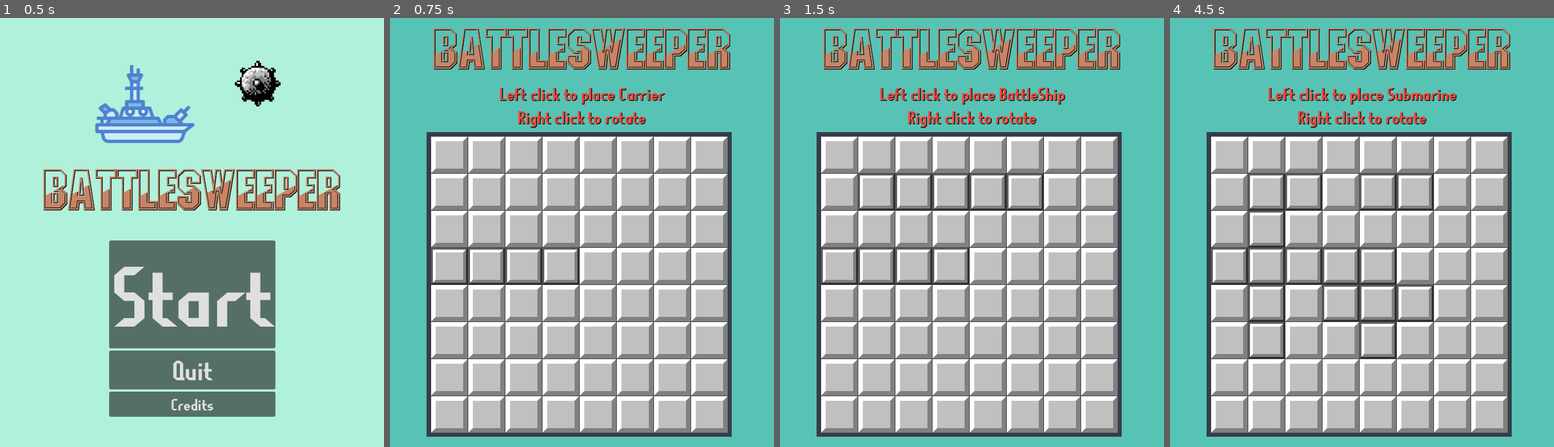
Above: before the commit, frames 1-4 (left to right).
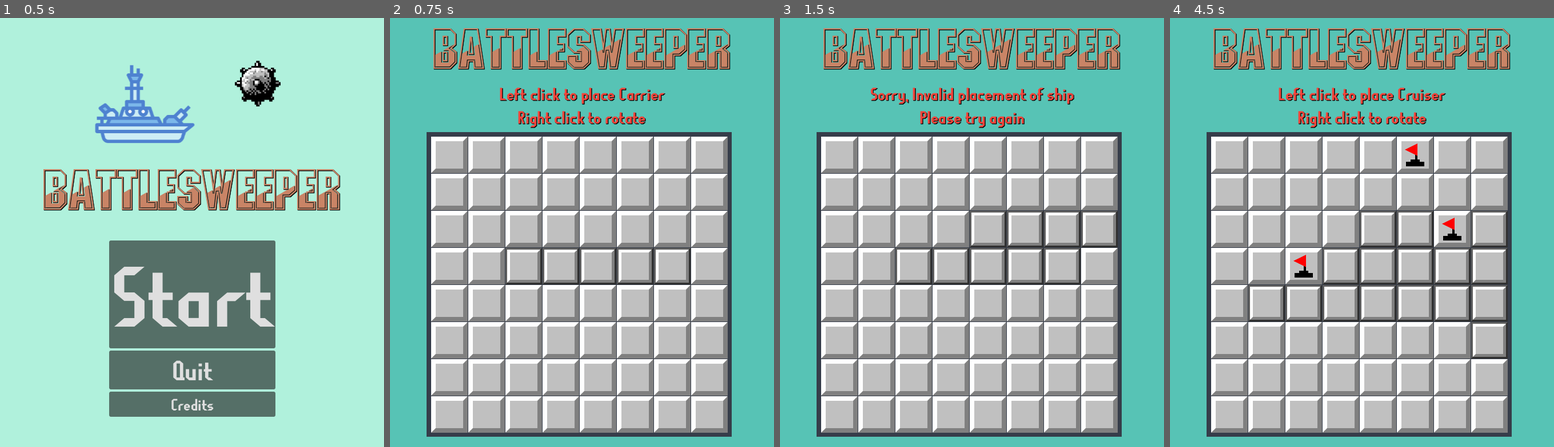
Above: after the commit, the same moments.

Repository: OverTimeChaos/BattleSweeper
Game: Godot game, scene res://Codes and Screens/TitleScreen.tscn
Two runs of this game, one before a commit and one after it. Both use one fixed random seed, a clock stepped at 60 frames per second and the inputs below.
Inputs (mouse positions are in pixels of both pictures, inside the frame that each line leads up to):
- Up to frame 1 (0.5 s): no input
- Up to frame 2 (0.75 s): click "Start" at 0.5 s
- Up to frame 3 (1.5 s): tap Enter (Enter) at 1.25 s; move the mouse to (1056, 211) at 1.27 s; press the mouse at (1056, 211) at 1.28 s
- Up to frame 4 (4.5 s): right-click (1446, 211) at 1.55 s; tap Enter (Enter) at 2, 2.75, 2.85, 3.5, 4.25 s; move the mouse to (1285, 253) at 2.02 s; release the mouse at (1285, 253) at 2.03 s; right-click (1285, 253) at 2.1 s; click (1285, 253) at 2.3 s; move the mouse to (1400, 138) at 2.77 s; hold Right mouse button (RightClick) 2.78-3.53 s; click (1400, 138) at 2.92 s; move the mouse to (1342, 318) at 3.52 s; click (1342, 318) at 3.6 s; move the mouse to (1477, 296) at 4.27 s; hold Right mouse button (RightClick) from 4.28 s (still down); click (1477, 296) at 4.42 s

Frame 1 is identical in both runs. In frame 2, 0.7% of the frame differs, in the area x 10-79%, y 53-63%; in frame 3, 3.7%; in frame 4, 4.3%, in the area x 10-88%, y 16-80%.

Commit message:
Ship setting done

Diff:
--- a/Godot project/Codes and Screens/Debug.gd
+++ b/Godot project/Codes and Screens/Debug.gd
@@ -23,12 +23,18 @@
 			$Mechanics.Debug("cover")
 			command = ""  # clears "command" variable so that the same command doesn't play again
 		if command == "LEVEL":
-			$Mechanics.Debug("level")
+			$Mechanics.Debug("level") #completes the levels
 			command = ""
-		if command == "GAME":
+		if command == "GAME": # ends the game no matter what condition the ships are
 			$Mechanics.Debug("game")
 			command = ""
-		if command == "ADD":
+		if command == "MINE":
+			$Mechanics.Debug ("mines") # sets the mines no matter what phase it is
+			command = ""
+			$"VBoxContainer/Debug message".text = "Mines set"
+			await get_tree().create_timer(1.0).timeout
+			$"VBoxContainer/Debug message".text = ""
+		if command == "ADD": # adds scores
 			StandAlone.PlayerScore += 100
 			command = ""
 			$"VBoxContainer/Debug message".text = "Added"
--- a/Godot project/Codes and Screens/GameText.gd
+++ b/Godot project/Codes and Screens/GameText.gd
@@ -12,3 +12,6 @@
 	if event == "placing":
 		$".".text = "Left click to place " + info +"
 		Right click to rotate"
+	if event == "invalid":
+		$".".text = "Sorry, Invalid placement of ship
+		Please try again"
--- a/Godot project/Codes and Screens/Mechanics.gd
+++ b/Godot project/Codes and Screens/Mechanics.gd
@@ -4,18 +4,21 @@
 var tiles= []
 #Variables for node info
 var noded =""
-var postioning =[0,0]
+var postioning =[0,0] #Dummary value to avoid errors
 # ship info
+var occupied  = 0
 var hovered = false
-var rotate = false
-var pn = 0
+var rotating = false
+var pn = 0 # which ship is currently being selected (Carrier,Battleship,Cruiser,Submarine,Destroyer) in order
 var mouseinside = false
 const placing = "placing"
 const default = "default"
+const invalid = "invalid"
 
 
 #Calls when the scene is opened
 func _ready():
+	Input.warp_mouse(Vector2(361,434))
 	Events.NodePosition.connect(Nodepostioned) #connects a signal that reports the nodes position
 	#Spreads the tiles evenly per 65px from left corner of MineSpace rect
 	for r in StandAlone.Row:
@@ -49,6 +52,65 @@
 	postioning = postion
 	hovered = hover
 
+func shipPlacer(): # allow ships to be placed
+	var offsets = []
+	var occupiedchecking = [] # checks for if the occupied value is on a tile
+	var nodes = [] #array of nodes
+	if pn < 5 and hovered == true :
+		Events.emit_signal("EventTrigger",placing,StandAlone.ships[pn])
+		offsets =  StandAlone.shipoffersetter(pn,rotating)
+		nodes.append(noded)
+		for offset in offsets:
+			for tile in tiles:
+				if tile.position  == postioning + offset:
+					nodes.append(tile)
+		for node in nodes:
+			node.indicated(true)
+		if Input.is_action_just_pressed("LeftClick"):
+			for node in nodes:
+				occupiedchecking.append(node.IsOccupied)
+			occupied = occupiedchecking.count(true)
+			print (occupiedchecking)
+			print (len(occupiedchecking))
+			print (occupied)
+			if occupied == 0 and  len(occupiedchecking)== len (StandAlone.arrayShips[pn]):
+				for node in nodes:
+					node.IsOccupied = true
+					#if pn == 1 or 2:
+						#spriteasigner()
+				pn += 1
+			else:
+				Events.emit_signal("EventTrigger",invalid,null)
+				StandAlone.ShipPlacement = false
+				await get_tree().create_timer(1.0).timeout # allows the player to process the message
+				StandAlone.ShipPlacement = true
+				Events.emit_signal("EventTrigger",default,null)
+
+		elif Input.is_action_just_pressed("RightClick"):
+			if rotating == false:
+				rotating = true
+			else:
+				rotating = false
+	elif hovered == false: #changes sprites of affected nodes
+		offsets =  StandAlone.shipoffersetter(pn,rotating)
+		nodes.append(noded)
+		for offset in offsets:
+			for tile in tiles:
+				if tile.position  == postioning + offset:
+					nodes.append(tile)
+		for node in nodes:
+			node.indicated(false)
+	else:
+		Events.emit_signal("EventTrigger",default,null)
+		SetMines() #sets mines after all ships are placed
+		StandAlone.ShipPlacement = false
+
+
+func spriteasigner():
+	pass
+
+func partasigner():
+	pass
 
 
 # function to hide Covered sprite on tiles
@@ -60,43 +122,5 @@
 		get_tree().change_scene_to_file("res://Codes and Screens/CompleteScreen.tscn") #Swtiches to the complete level screen
 	if type == "game":
 		get_tree().change_scene_to_file("res://Codes and Screens/OverScreen.tscn")
-
-
-
-func shipPlacer(): # allow ships to be placed
-	var offsets = []
-	var nodes = [] #array of nodes
-	if pn < 5 and hovered == true :
-		Events.emit_signal("EventTrigger",placing,StandAlone.ships[pn])
-		offsets =  StandAlone.shipoffersetter(pn,rotate)
-		nodes.append(noded)
-		for offset in offsets:
-			for tile in tiles:
-				if tile.position  == postioning + offset:
-					nodes.append(tile)
-		for node in nodes:
-			node.indicated(true)
-		if Input.is_action_just_pressed("LeftClick"):
-			for node in nodes:
-				node.IsOccupied = true
-
-			pn += 1
-
-		elif Input.is_action_just_pressed("RightClick"):
-			if rotate == false:
-				rotate = true
-			else:
-				rotate = false
-	elif hovered == false: #changes sprites of affected nodes
-		offsets =  StandAlone.shipoffersetter(pn,rotate)
-		nodes.append(noded)
-		for offset in offsets:
-			for tile in tiles:
-				if tile.position  == postioning + offset:
-					nodes.append(tile)
-		for node in nodes:
-			node.indicated(false)
-	else:
-		Events.emit_signal("EventTrigger",default,null)
-		SetMines() #sets mines after all ships are placed
-		StandAlone.ShipPlacement = false
+	if type == "mines":
+		SetMines()
--- a/Godot project/Codes and Screens/StandAlone.gd
+++ b/Godot project/Codes and Screens/StandAlone.gd
@@ -81,42 +81,42 @@
 	SortName() #sorts names by biggest scores archive to smallest
 
 
-func shipoffersetter(ship,rotate): # a function that gives the offset array of the ships
+func shipoffersetter(ship,rotating): # a function that gives the offset array of the ships
 	#depending on switch ship and if the rotate is true or false it will give a different
 	var offsets = []
 	if ship == 0: #carrier
-		if rotate == false:
+		if rotating == false:
 			offsets = [
 				(Vector2.LEFT) * 65,(Vector2.LEFT) * 130,(Vector2.RIGHT) * 65,(Vector2.RIGHT) * 130
 			]
-		elif rotate == true:
+		elif rotating == true:
 			offsets = [
 				(Vector2.UP) * 65,(Vector2.UP) * 130,(Vector2.DOWN) * 65,(Vector2.DOWN) * 130
 			]
 	elif ship == 1: #battleship
-		if rotate == false:
+		if rotating == false:
 			offsets = [
 				(Vector2.LEFT) * 65,(Vector2.LEFT) * 130,(Vector2.RIGHT) * 65
 			]
-		elif rotate == true:
+		elif rotating == true:
 			offsets = [
 				(Vector2.UP) * 65,(Vector2.UP) * 130,(Vector2.DOWN) * 65
 			]
 	elif ship == 2 or 3: #sub or curiser
-		if rotate == false:
+		if rotating == false:
 			offsets = [
 				(Vector2.LEFT) * 65,(Vector2.RIGHT) * 65
 			]
-		elif rotate == true:
+		elif rotating == true:
 			offsets = [
 				(Vector2.UP) * 65,(Vector2.DOWN) * 65
 			]
 	elif ship == 4: #destoryer
-		if rotate == false:
+		if rotating == false:
 			offsets = [
 				(Vector2.LEFT) * 65
 			]
-		elif rotate == true:
+		elif rotating == true:
 			offsets = [
 				(Vector2.UP) * 65
 			]
--- a/Godot project/Codes and Screens/Tile.gd
+++ b/Godot project/Codes and Screens/Tile.gd
@@ -144,20 +144,15 @@
 			else:
 				ToggleFlag()
 
-func DebugCovered(): #uncovers or covers tiles for debug purposes
-	if CoveredDebug == false:
-		if Covered == true:
-			$Covered.show()
-		CoveredDebug = true
-	else:
-		$Covered.hide()
-		CoveredDebug = false
 
 func indicated(bool):
 	if bool == true:
 		$Covered.set_frame(1) #As the mouses hovers over a tile it changes to indicate that the tile is being selected
 	if bool == false:
 		$Covered.set_frame(0) #As the mouses unohoveres over a tile it changes to indicate that the tile is not being selected
+
+func tilespriter():
+	pass
 
 func _on_control_mouse_entered():
 	if StandAlone.ShipPlacement == true:
@@ -169,3 +164,13 @@
 		Events.emit_signal("NodePosition",self,position,false)
 	else:
 		$Covered.set_frame(0)#As the mouses leaves the tile it changes to indicate that the tile is not being selected
+
+
+func DebugCovered(): #uncovers or covers tiles for debug purposes
+	if CoveredDebug == false:
+		if Covered == true:
+			$Covered.show()
+		CoveredDebug = true
+	else:
+		$Covered.hide()
+		CoveredDebug = false
--- a/Godot project/Codes and Screens/Tile.tscn
+++ b/Godot project/Codes and Screens/Tile.tscn
@@ -42,6 +42,7 @@
 [ext_resource type="Texture2D" uid="uid://dmhtm62l5qdqj" path="res://Decals/Resized/Ships/Crusier/1,0,1_scaled_10x_pngcrushed.png" id="40_menod"]
 [ext_resource type="Texture2D" uid="uid://bo6mo48omwjgs" path="res://Decals/Resized/Ships/Crusier/1,1,0_scaled_10x_pngcrushed.png" id="41_bbtar"]
 [ext_resource type="Texture2D" uid="uid://du0dbayurmf2p" path="res://Decals/Resized/Ships/Crusier/ShipCruiserDestory_scaled_10x_pngcrushed.png" id="42_bdba8"]
+[ext_resource type="Texture2D" uid="uid://crs5bg3kp14cx" path="res://Decals/Resized/Ships/Submarine/ShipSubMarineBuilt_scaled_10x_pngcrushed.png" id="43_iw5ay"]
 [ext_resource type="Texture2D" uid="uid://b2bctm0yxwhbh" path="res://Decals/Resized/Ships/Submarine/0,0,1_scaled_10x_pngcrushed.png" id="43_ss7fv"]
 [ext_resource type="Texture2D" uid="uid://cnop0sarkr456" path="res://Decals/Resized/Ships/Submarine/0,1,0_scaled_10x_pngcrushed.png" id="44_k74e5"]
 [ext_resource type="Texture2D" uid="uid://bgm8mbjimfh78" path="res://Decals/Resized/Ships/Submarine/0,1,1_scaled_10x_pngcrushed.png" id="45_x5vav"]
@@ -50,6 +51,7 @@
 [ext_resource type="Texture2D" uid="uid://dr5abdnucuts3" path="res://Decals/Resized/Ships/Submarine/1,1,0_scaled_10x_pngcrushed.png" id="48_1t8gj"]
 [ext_resource type="Texture2D" uid="uid://b1fh25xex1jl2" path="res://Decals/Resized/Ships/Destoryer/ShipDestroyerBuilt_scaled_10x_pngcrushed.png" id="49_fxqwi"]
 [ext_resource type="Texture2D" uid="uid://h5jf7oh16l6s" path="res://Decals/Resized/Ships/Destoryer/0,1_scaled_10x_pngcrushed.png" id="50_f0jdo"]
+[ext_resource type="Texture2D" uid="uid://dju384to020m8" path="res://Decals/Resized/Ships/Submarine/ShipSubMarineDestory_scaled_10x_pngcrushed.png" id="50_qocgc"]
 [ext_resource type="Texture2D" uid="uid://bxnup52h8mnw0" path="res://Decals/Resized/Ships/Destoryer/1,0_scaled_10x_pngcrushed.png" id="51_tlqxo"]
 [ext_resource type="Texture2D" uid="uid://fcs6c7cmhpyr" path="res://Decals/Resized/Ships/Destoryer/ShipDestroyerDestory_scaled_10x_pngcrushed.png" id="52_khds4"]
 
@@ -240,6 +242,9 @@
 }, {
 "frames": [{
 "duration": 1.0,
+"texture": ExtResource("43_iw5ay")
+}, {
+"duration": 1.0,
 "texture": ExtResource("43_ss7fv")
 }, {
 "duration": 1.0,
@@ -256,6 +261,9 @@
 }, {
 "duration": 1.0,
 "texture": ExtResource("48_1t8gj")
+}, {
+"duration": 1.0,
+"texture": ExtResource("50_qocgc")
 }],
 "loop": true,
 "name": &"Sub",
@@ -310,10 +318,10 @@
 [node name="Control" type="Control" parent="."]
 layout_mode = 3
 anchors_preset = 0
-offset_left = 229.0
-offset_top = 226.0
-offset_right = 293.0
-offset_bottom = 290.0
+offset_left = 72.0
+offset_top = 208.0
+offset_right = 136.0
+offset_bottom = 272.0
 
 [node name="Flag" type="Sprite2D" parent="."]
 visible = false
@@ -362,6 +370,7 @@
 [node name="3 tile ships" type="AnimatedSprite2D" parent="."]
 visible = false
 position = Vector2(103, 238.49)
+rotation = -1.5708
 scale = Vector2(0.13, 0.134)
 sprite_frames = SubResource("SpriteFrames_0gfp8")
 animation = &"Sub"
Not shown: 1 places in Godot project/Codes and Screens/Tile.tscn that only renumber resources
